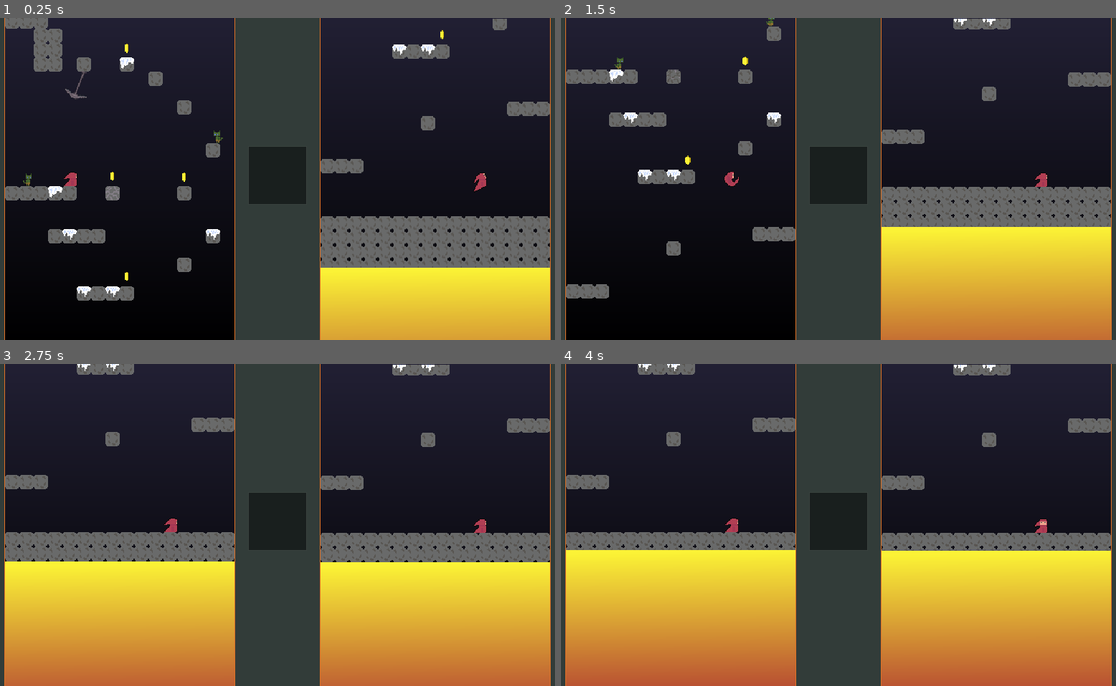
Above: before the commit, frames 1-4 (two rows, left to right).
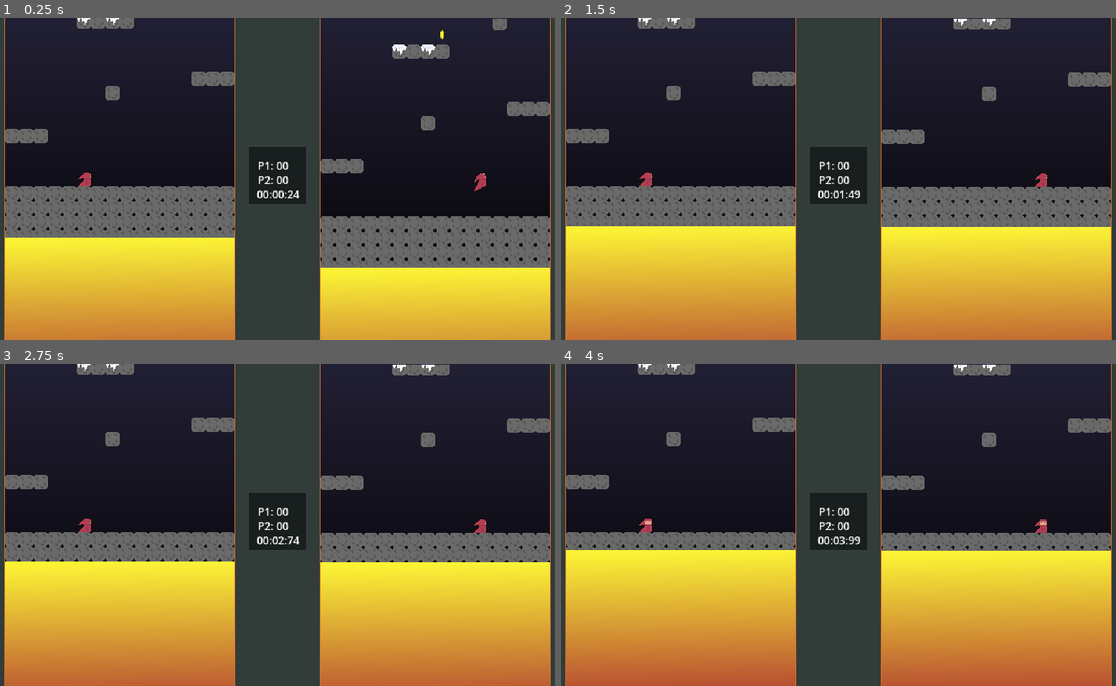
Above: after the commit, the same moments.

Repository: NaetharuCodes/TowerPlatformer
Game: Godot game, scene res://scenes/levels/game.tscn
Two runs of this game, one before a commit and one after it. Both use one fixed random seed, a clock stepped at 60 frames per second and the inputs below.
Inputs:
- Up to frame 1 (0.25 s): no input
- Up to frame 2 (1.5 s): no input
- Up to frame 3 (2.75 s): no input
- Up to frame 4 (4 s): no input

The runs differ from the first frame. In frame 1, 22% of the frame differs, in the area x 0-55%, y 0-100%; in frame 2, 23%, in the area x 0-54%, y 0-100%; in frame 3, 0.4%; in frame 4, 0.4%.

Commit message:
Add score, timer and game manager

Diff:
--- a/project.godot
+++ b/project.godot
@@ -17,13 +17,14 @@
 [autoload]
 
 AudioManager="*uid://c8i1y0rc1fde5"
+GameManager="*uid://dtfd1ej12k3c2"
 
 [display]
 
 window/size/viewport_width=640
 window/size/viewport_height=360
-window/size/window_width_override=1280
-window/size/window_height_override=720
+window/size/window_width_override=1920
+window/size/window_height_override=1080
 window/stretch/mode="viewport"
 window/stretch/aspect="expand"
 window/stretch/scale_mode="integer"
@@ -31,6 +32,7 @@
 [global_group]
 
 player=""
+coin=""
 
 [input]
 
@@ -64,6 +66,37 @@
 "events": [Object(InputEventKey,"resource_local_to_scene":false,"resource_name":"","device":-1,"window_id":0,"alt_press …(192 unchanged characters)…
 ]
 }
+p2_move_left={
+"deadzone": 0.2,
+"events": [Object(InputEventKey,"resource_local_to_scene":false,"resource_name":"","device":-1,"window_id":0,"alt_pressed":false,"shift_pressed":false,"ctrl_pressed":false,"meta_pressed":false,"pressed":false,"keycode":0,"physical_keycode":4194442,"key_label":0,"unicode":52,"location":0,"echo":false,"script":null)
+]
+}
+p2_move_right={
+"deadzone": 0.2,
+"events": [Object(InputEventKey,"resource_local_to_scene":false,"resource_name":"","device":-1,"window_id":0,"alt_pressed":false,"shift_pressed":false,"ctrl_pressed":false,"meta_pressed":false,"pressed":false,"keycode":0,"physical_keycode":4194444,"key_label":0,"unicode":54,"location":0,"echo":false,"script":null)
+]
+}
+p2_look_down={
+"deadzone": 0.2,
+"events": [Object(InputEventKey,"resource_local_to_scene":false,"resource_name":"","device":-1,"window_id":0,"alt_pressed":false,"shift_pressed":false,"ctrl_pressed":false,"meta_pressed":false,"pressed":false,"keycode":0,"physical_keycode":4194440,"key_label":0,"unicode":50,"location":0,"echo":false,"script":null)
+]
+}
+p2_jump={
+"deadzone": 0.2,
+"events": [Object(InputEventKey,"resource_local_to_scene":false,"resource_name":"","device":-1,"window_id":0,"alt_pressed":false,"shift_pressed":false,"ctrl_pressed":false,"meta_pressed":false,"pressed":false,"keycode":0,"physical_keycode":4194446,"key_label":0,"unicode":56,"location":0,"echo":false,"script":null)
+, Object(InputEventKey,"resource_local_to_scene":false,"resource_name":"","device":-1,"window_id":0,"alt_pressed":false,"shift_pressed":false,"ctrl_pressed":false,"meta_pressed":false,"pressed":false,"keycode":0,"physical_keycode":4194438,"key_label":0,"unicode":48,"location":0,"echo":false,"script":null)
+]
+}
+p2_look_up={
+"deadzone": 0.2,
+"events": [Object(InputEventKey,"resource_local_to_scene":false,"resource_name":"","device":-1,"window_id":0,"alt_pressed":false,"shift_pressed":false,"ctrl_pressed":false,"meta_pressed":false,"pressed":false,"keycode":0,"physical_keycode":4194446,"key_label":0,"unicode":56,"location":0,"echo":false,"script":null)
+]
+}
+p2_ice_bolt={
+"deadzone": 0.2,
+"events": [Object(InputEventKey,"resource_local_to_scene":false,"resource_name":"","device":-1,"window_id":0,"alt_pressed":false,"shift_pressed":false,"ctrl_pressed":false,"meta_pressed":false,"pressed":false,"keycode":0,"physical_keycode":4194445,"key_label":0,"unicode":55,"location":0,"echo":false,"script":null)
+]
+}
 
 [layer_names]
 
--- /dev/null
+++ b/scenes/levels/game.gd
@@ -0,0 +1,22 @@
+extends Node2D
+
+var minutes: int = 0
+var seconds: int = 0
+var hundredths: int = 0
+var time_passed: float = 0
+
+@onready var time_label: Label = $World/CanvasLayer/Control/LevelTimer
+@onready var p1_score_label = $World/CanvasLayer/Control/PlayerOneScore
+@onready var p2_score_label = $World/CanvasLayer/Control/PlayerTwoScore
+
+func _process(delta: float) -> void:
+	time_passed += delta
+
+	minutes = int(time_passed / 60)
+	seconds = int(time_passed) % 60
+	hundredths = int(fmod(time_passed, 1.0) * 100)
+
+	time_label.text = "%02d:%02d:%02d" % [minutes, seconds, hundredths]
+
+	p1_score_label.text = "P1: %02d" % [GameManager.p1_score]
+	p2_score_label.text = "P2: %02d" % [GameManager.p2_score]
--- a/scenes/levels/game.tscn
+++ b/scenes/levels/game.tscn
@@ -1,5 +1,6 @@
 [gd_scene format=3 uid="uid://d12tqsxeob37n"]
 
+[ext_resource type="Script" uid="uid://dcuysy7j51ih7" path="res://scenes/levels/game.gd" id="1_xmnyv"]
 [ext_resource type="Texture2D" uid="uid://bnvp4injtpi5i" path="res://assets/sprites/background.png" id="2_a1osm"]
 [ext_resource type="Texture2D" uid="uid://hkt14sdc4tn" path="res://assets/sprites/ui-frame.png" id="3_limtx"]
 [ext_resource type="Script" uid="uid://l312bg2bmyp0" path="res://scripts/level/camera_2d.gd" id="4_7rg7d"]
@@ -15,6 +16,7 @@
 size = Vector2(16, 358)
 
 [node name="Game" type="Node2D" unique_id=322420430]
+script = ExtResource("1_xmnyv")
 
 [node name="World" type="Node" parent="." unique_id=862244062]
 
@@ -36,6 +38,33 @@
 offset_right = 640.0
 offset_bottom = 360.0
 texture = ExtResource("3_limtx")
+
+[node name="PlayerOneScore" type="Label" parent="World/CanvasLayer/Control" unique_id=1088835023]
+layout_mode = 0
+offset_left = 298.0
+offset_top = 157.0
+offset_right = 326.0
+offset_bottom = 174.0
+theme_override_font_sizes/font_size = 12
+text = "P1: 0"
+
+[node name="PlayerTwoScore" type="Label" parent="World/CanvasLayer/Control" unique_id=1472303685]
+layout_mode = 0
+offset_left = 298.0
+offset_top = 173.0
+offset_right = 338.0
+offset_bottom = 196.0
+theme_override_font_sizes/font_size = 12
+text = "P2: 0"
+
+[node name="LevelTimer" type="Label" parent="World/CanvasLayer/Control" unique_id=409474286]
+layout_mode = 0
+offset_left = 297.0
+offset_top = 189.0
+offset_right = 345.0
+offset_bottom = 206.0
+theme_override_font_sizes/font_size = 12
+text = "00:00:00"
 
 [node name="Viewports" type="Node" parent="." unique_id=99179476]
 
@@ -71,7 +100,7 @@
 
 [node name="Player" parent="Viewports/LeftSVPContainer/SubViewportLeft" unique_id=1515628199 instance=ExtResource("5_limtx")]
 texture_filter = 1
-position = Vector2(89, 27)
+position = Vector2(105, 332)
 ice_bolt = ExtResource("6_7rg7d")
 
 [node name="RightSVPC" type="SubViewportContainer" parent="Viewports" unique_id=104727210]
@@ -111,7 +140,7 @@
 player_number = 2
 ice_bolt = ExtResource("6_7rg7d")
 
-[node name="AudioStreamPlayer2D" type="AudioStreamPlayer2D" parent="." unique_id=1793981946]
+[node name="AudioStreamPlayer2D" type="AudioStreamPlayer2D" parent="." unique_id=1793981946 groups=["coin"]]
 stream = ExtResource("6_limtx")
 
 [editable path="Viewports/RightSVPC/SubViewportRight/LevelOne"]
--- a/scenes/mechanisms/crumble_block.gd
+++ b/scenes/mechanisms/crumble_block.gd
@@ -13,9 +13,6 @@
 var reset: bool = false
 
 func _process(delta: float) -> void:
-
-	print("Crumble: ", crumble)
-	print("Reset: ", reset)
 
 	if crumble:
 
--- /dev/null
+++ b/scenes/screens/win_screen.tscn
@@ -0,0 +1,13 @@
+[gd_scene format=3 uid="uid://c64xd82blrgfd"]
+
+[ext_resource type="Texture2D" uid="uid://c8ctfjnkmxlxf" path="res://assets/sprites/win_screen.png" id="1_xjpxm"]
+
+[node name="WinScreen" type="Control" unique_id=736963771]
+layout_mode = 3
+anchors_preset = 0
+
+[node name="TextureRect" type="TextureRect" parent="." unique_id=484899963]
+layout_mode = 0
+offset_right = 40.0
+offset_bottom = 40.0
+texture = ExtResource("1_xjpxm")
--- a/scripts/level/win_zone.gd
+++ b/scripts/level/win_zone.gd
@@ -1,4 +1,4 @@
 extends Area2D
 
 func _on_body_entered(body: Node2D) -> void:
-	print("You win")
+	GameManager.level_win(1)
--- a/scripts/managers/game_manager.gd
+++ b/scripts/managers/game_manager.gd
@@ -2,6 +2,11 @@
 
 enum GameState {READY, ACTIVE, GAME_OVER, WIN}
 var game_state: GameState = GameState.READY
+
+var winner: int = 0
+
+var p1_score: int = 0
+var p2_score: int = 0
 
 func get_ready_to_start() -> void:
 	pass
@@ -9,5 +14,21 @@
 func game_over() -> void:
 	pass
 
-func level_win() -> void:
-	pass
+func level_win(player_id: int) -> void:
+	game_state = GameState.WIN
+	winner = player_id
+	get_tree().change_scene_to_file("res://scenes/screens/win_screen.tscn")
+#	Load the win screen
+#	Show the winner on a podium
+# 	Show their time?
+#	Cycle back to level select
+
+func add_score(player_id: int) -> void:
+	if player_id == 1:
+		p1_score += 1
+
+	if player_id == 2:
+		p1_score += 1
+
+	print("Player one score is: ", p1_score)
+	print("Player two score is: ", p2_score)
--- a/scripts/pickups/coin.gd
+++ b/scripts/pickups/coin.gd
@@ -2,6 +2,7 @@
 
 @export var sound: AudioStream
 
-func _on_body_entered(body: Node2D) -> void:
+func _on_body_entered(body: Player) -> void:
 	AudioManager.play(sound, -20.0, randf_range(0.98, 1.02))
+	GameManager.add_score(body.player_number)
 	queue_free()
Binary file added: assets/sprites/win_screen.png
Not shown, added: assets/sprites/win_screen.png.import
Not shown, added: scenes/levels/game.gd.uid
